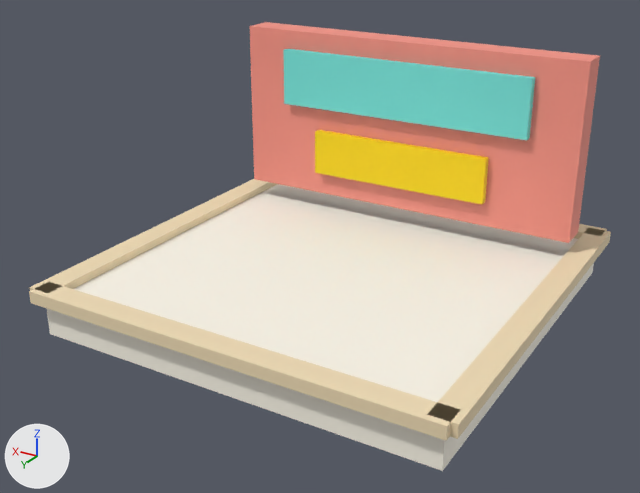
What one commit did to the glTF model public/models/city.wall_mural.glb.
One viewpoint serves both versions: a camera (50 mm lens) standing at (-1.98, 3.5, 2.02) and looking at (0.03, 0.15, 0.35). Arrows for +X, +Y and +Z are at lower left; the lights stay in place. The first picture is the older version.

The first picture shows 'city.wall_mural'.
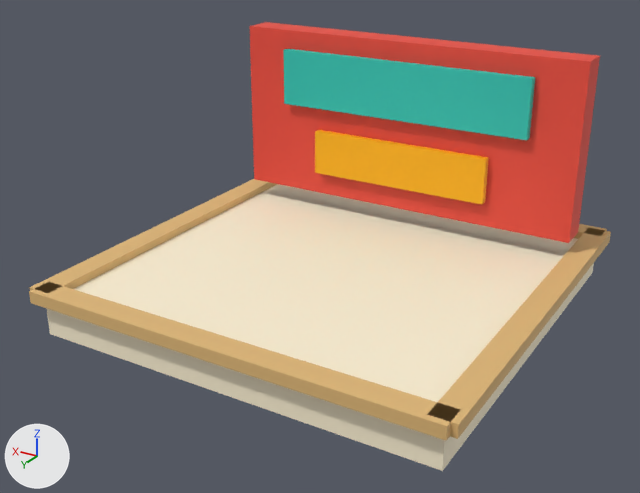
The change, as a list of edits to the scene's bpy script:
```text
Change mat_ringbase:
    mat_ringbase.base_color: (1.0, 0.953, 0.839) -> (1.0, 0.896, 0.672)  # white #fffaec -> beige #fff3d6
Change mat_ringedge:
    mat_ringedge.base_color: (0.878, 0.722, 0.471) -> (0.745, 0.479, 0.188)  # beige #f1ddb7 -> beige #e0b878
Change mat_groupred:
    mat_groupred.base_color: (0.914, 0.294, 0.235) -> (0.815, 0.0704, 0.0452)  # pink #f59485 -> red #e94b3c
Change mat_accentcool:
    mat_accentcool.base_color: (0.18, 0.769, 0.714) -> (0.0273, 0.552, 0.468)  # cyan #76e3dc -> cyan #2ec4b6
Change mat_accentsecondary:
    mat_accentsecondary.base_color: (1.0, 0.706, 0.0) -> (1.0, 0.456, 0.0)  # yellow #ffdb00 -> yellow #ffb400
```

Pixel boxes [x1, y1, x2, y2] of what changed, in the pictures (640 x 493 px):
'city.wall_mural', recoloured: [29, 22, 611, 471] in both
